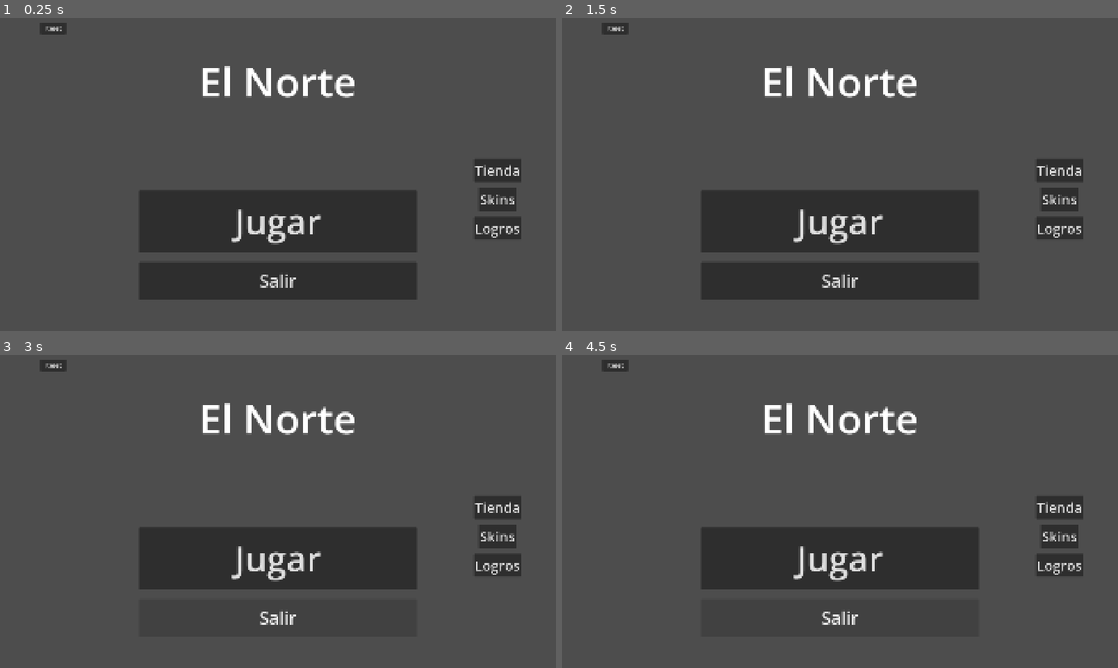
Above: before the commit, frames 1-4 (two rows, left to right).
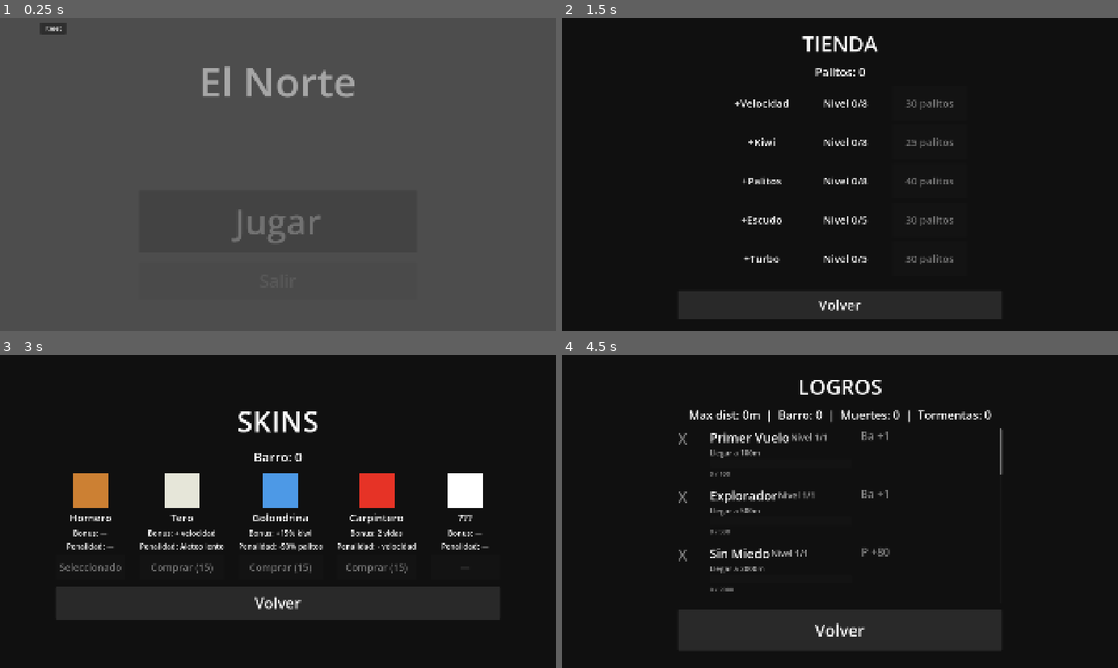
Above: after the commit, the same moments.

Repository: TomasMoreno21/El-Norte
Game: Godot game, scene res://scenes/menu/menu.tscn
Same seed, same stepped clock (60 frames per second), same inputs: the game is played once before the commit and once after it. The engine's default icon, where the game draws it, is replaced by a stand-in: a white triangle on a blue panel in a dark square.
Inputs:
- Up to frame 1 (0.25 s): no input
- Up to frame 2 (1.5 s): click "Tienda" at 0.5 s; click "Volver" at 1.25 s
- Up to frame 3 (3 s): click "Skins" at 2 s; click "Volver" at 2.75 s
- Up to frame 4 (4.5 s): click "Logros" at 3.5 s; click "Volver" at 4.25 s

The runs differ from the first frame. In frame 1, 8.9% of the frame differs, in the area x 25-94%, y 15-90%; in frame 2, 98%, in the area x 0-100%, y 0-100%; in frame 3, 96%; in frame 4, 95%.

Commit message:
5/6/2026 - Animaciones UI: slide muerte, escala botones, fade escenas, menu fade, popup slide

Diff:
--- a/project.godot
+++ b/project.godot
@@ -18,6 +18,7 @@
 [autoload]
 
 DataManager="*res://scenes/data_manager/data_manager.gd"
+SceneTransition="*res://scenes/effects/scene_transition.gd"
 
 [display]
 
--- a/scenes/achievements/achievements.gd
+++ b/scenes/achievements/achievements.gd
@@ -4,6 +4,7 @@
 	$Bg/VBoxContainer/Volver.pressed.connect(_on_volver)
 	_update_stats()
 	_populate_achievements()
+	SceneTransition.fade_in()
 
 func _update_stats() -> void:
 	var s := DataManager
@@ -118,4 +119,4 @@
 		list.add_child(row)
 
 func _on_volver() -> void:
-	get_tree().change_scene_to_file("res://scenes/menu/menu.tscn")
+	SceneTransition.fade_to_scene("res://scenes/menu/menu.tscn")
--- a/scenes/death_screen/death_screen.gd
+++ b/scenes/death_screen/death_screen.gd
@@ -11,8 +11,14 @@
 	$ColorRect/VBoxContainer/DistanceLabel.text = "%dm" % distance
 	$ColorRect/VBoxContainer/PalitosLabel.text = "Palitos: +%d  (Total: %d)" % [palitos, DataManager.palitos_balance]
 	$ColorRect/VBoxContainer/StatsLabel.text = "Tormentas: %d  |  Barro: %d  |  Kiwis: %d" % [storms, bolas, kiwis]
+
 	visible = true
-	get_tree().paused = true
+	$ColorRect.position.y = -1080
+
+	var tween := create_tween()
+	tween.set_pause_mode(Tween.TWEEN_PAUSE_PROCESS)
+	tween.tween_property($ColorRect, "position:y", 0.0, 0.4).set_ease(Tween.EASE_OUT).set_trans(Tween.TRANS_BACK)
+	tween.tween_callback(func(): get_tree().paused = true)
 
 func _on_restart() -> void:
 	get_tree().paused = false
@@ -20,4 +26,4 @@
 
 func _on_menu() -> void:
 	get_tree().paused = false
-	get_tree().change_scene_to_file("res://scenes/menu/menu.tscn")
+	SceneTransition.fade_to_scene("res://scenes/menu/menu.tscn")
--- a/scenes/death_screen/death_screen.tscn
+++ b/scenes/death_screen/death_screen.tscn
@@ -1,6 +1,7 @@
 [gd_scene format=3 uid="uid://bgsnu8impi7oc"]
 
 [ext_resource type="Script" uid="uid://bwlhnk4g3n8st" path="res://scenes/death_screen/death_screen.gd" id="1"]
+[ext_resource type="Script" path="res://scenes/effects/button_feedback.gd" id="2"]
 
 [node name="DeathScreen" type="CanvasLayer" unique_id=2139104526]
 process_mode = 2
@@ -50,10 +51,12 @@
 custom_minimum_size = Vector2(0, 80)
 layout_mode = 2
 theme_override_font_sizes/font_size = 70
+script = ExtResource("2")
 text = "Volver a volar"
 
 [node name="MenuButton" type="Button" parent="ColorRect/VBoxContainer" unique_id=1505973835]
 custom_minimum_size = Vector2(0, 80)
 layout_mode = 2
 theme_override_font_sizes/font_size = 70
+script = ExtResource("2")
 text = "Volver al menú"
--- /dev/null
+++ b/scenes/effects/button_feedback.gd
@@ -0,0 +1,18 @@
+extends Button
+
+func _ready() -> void:
+	button_down.connect(_on_down)
+	button_up.connect(_on_up)
+	mouse_entered.connect(_on_hover)
+
+func _on_down() -> void:
+	var tween := create_tween()
+	tween.tween_property(self, "scale", Vector2(0.92, 0.92), 0.08)
+
+func _on_up() -> void:
+	var tween := create_tween()
+	tween.tween_property(self, "scale", Vector2(1.0, 1.0), 0.1)
+
+func _on_hover() -> void:
+	var tween := create_tween()
+	tween.tween_property(self, "scale", Vector2(1.05, 1.05), 0.08)
--- /dev/null
+++ b/scenes/effects/scene_transition.gd
@@ -0,0 +1,33 @@
+extends CanvasLayer
+
+var _overlay: ColorRect
+var _is_transitioning := false
+
+func _ready() -> void:
+	layer = 100
+	_overlay = ColorRect.new()
+	_overlay.color = Color.BLACK
+	_overlay.mouse_filter = Control.MOUSE_FILTER_IGNORE
+	_overlay.visible = false
+	add_child(_overlay)
+
+func fade_to_scene(scene_path: String) -> void:
+	if _is_transitioning:
+		return
+	_is_transitioning = true
+	_overlay.visible = true
+	_overlay.modulate.a = 0.0
+
+	var tween := create_tween()
+	tween.tween_property(_overlay, "modulate:a", 1.0, 0.3)
+	tween.tween_callback(func(): get_tree().change_scene_to_file(scene_path))
+
+func fade_in() -> void:
+	_overlay.visible = true
+	_overlay.modulate.a = 1.0
+	var tween := create_tween()
+	tween.tween_property(_overlay, "modulate:a", 0.0, 0.3)
+	tween.tween_callback(func():
+		_overlay.visible = false
+		_is_transitioning = false
+	)
--- a/scenes/hud/hud.gd
+++ b/scenes/hud/hud.gd
@@ -6,6 +6,21 @@
 @onready var storm_label := $StormLabel
 @onready var storm_warning := $StormWarningLabel
 @onready var bolas_label := $BolasLabel
+
+var _storm_warning_active := false
+var _storm_warning_time := 0.0
+const STORM_WARNING_DURATION := 2.0
+
+func _process(delta: float) -> void:
+	if _storm_warning_active:
+		_storm_warning_time += delta
+		if _storm_warning_time >= STORM_WARNING_DURATION:
+			show_storm_warning(false)
+			return
+		var t := sin(_storm_warning_time * 15.0)
+		storm_warning.modulate.a = 0.5 + 0.5 * t
+		var s := 1.0 + 0.2 * t
+		storm_warning.scale = Vector2(s, s)
 
 func _ready() -> void:
 	max_dist_label.text = "Récord: %dm" % DataManager.max_distance
@@ -33,13 +48,21 @@
 	storm_label.visible = active
 
 func show_storm_warning(active: bool) -> void:
-	storm_warning.visible = active
+	_storm_warning_active = active
+	if not active:
+		storm_warning.visible = false
+		storm_warning.modulate.a = 1.0
+		storm_warning.scale = Vector2(1.0, 1.0)
+		_storm_warning_time = 0.0
+	else:
+		storm_warning.visible = true
+		_storm_warning_time = 0.0
 
 func show_achievement_popup(logro: Dictionary) -> void:
 	var bg := ColorRect.new()
 	bg.color = Color(0.05, 0.05, 0.05, 0.85)
 	bg.size = Vector2(350, 88)
-	bg.position = Vector2(16, get_viewport().get_visible_rect().size.y - 120)
+	bg.position = Vector2(-350, get_viewport().get_visible_rect().size.y - 120)
 
 	var name_lbl := Label.new()
 	name_lbl.text = logro["name"]
@@ -61,9 +84,8 @@
 	bg.add_child(desc_lbl)
 	add_child(bg)
 
-	bg.modulate = Color(1, 1, 1, 0)
 	var tween := create_tween()
-	tween.tween_property(bg, "modulate", Color(1, 1, 1, 1), 0.25)
+	tween.tween_property(bg, "position:x", 16.0, 0.4).set_ease(Tween.EASE_OUT).set_trans(Tween.TRANS_BACK)
 	tween.tween_interval(2.0)
-	tween.tween_property(bg, "modulate", Color(1, 1, 1, 0), 0.4)
+	tween.tween_property(bg, "position:x", -350.0, 0.3).set_ease(Tween.EASE_IN).set_trans(Tween.TRANS_CUBIC)
 	tween.tween_callback(bg.queue_free)
--- a/scenes/hud/hud.tscn
+++ b/scenes/hud/hud.tscn
@@ -11,6 +11,8 @@
 offset_top = 20.0
 offset_right = 227.0
 offset_bottom = 81.0
+theme_override_colors/font_color = Color(1, 1, 1, 1)
+theme_override_colors/font_shadow_color = Color(0.53224236, 0.53224236, 0.53224236, 1)
 theme_override_font_sizes/font_size = 44
 text = "0m"
 
@@ -20,6 +22,7 @@
 offset_right = 227.0
 offset_bottom = 113.0
 theme_override_colors/font_color = Color(0.7919991, 0.79199916, 0.7919991, 1)
+theme_override_colors/font_shadow_color = Color(0, 0, 0, 1)
 theme_override_font_sizes/font_size = 22
 text = "Récord: 0m"
 
@@ -45,23 +48,24 @@
 horizontal_alignment = 1
 
 [node name="StormLabel" type="Label" parent="." unique_id=286242357]
-visible = false
 anchors_preset = 10
 anchor_right = 1.0
 offset_top = 130.0
 offset_bottom = 185.0
 theme_override_colors/font_color = Color(1, 0.3, 0.1, 1)
+theme_override_colors/font_shadow_color = Color(0.96640044, 0, 0.14082664, 1)
 theme_override_font_sizes/font_size = 48
 text = "¡TORMENTA!"
 horizontal_alignment = 1
 
-[node name="StormWarningLabel" type="Label" parent="."]
-visible = false
-anchors_preset = 10
-anchor_right = 1.0
-offset_top = 70.0
-offset_bottom = 120.0
-theme_override_colors/font_color = Color(1, 0.7, 0.1, 1)
-theme_override_font_sizes/font_size = 44
-text = "¡VIENTO FUERTE!"
+[node name="StormWarningLabel" type="Label" parent="." unique_id=2137064804]
+offset_left = 1720.0
+offset_top = 420.0
+offset_right = 1900.0
+offset_bottom = 620.0
+theme_override_colors/font_color = Color(0.9111997, 0.27477574, 0, 1)
+theme_override_colors/font_shadow_color = Color(0.96045476, 0.09887571, 3.080368e-06, 1)
+theme_override_colors/font_outline_color = Color(0, 0, 0, 1)
+theme_override_font_sizes/font_size = 140
+text = "!"
 horizontal_alignment = 1
--- a/scenes/main/main.gd
+++ b/scenes/main/main.gd
@@ -14,7 +14,7 @@
 var shield_start_time := 0.0
 var turbo_start_time := 0.0
 var shield_duration_max := 4.0
-var turbo_duration_max := 6.0
+var turbo_duration_max := 3.0
 var in_storm := false
 var storm_time := 0.0
 var turbo_effect: CanvasLayer
@@ -112,6 +112,7 @@
 	if turbo_effect_scene:
 		turbo_effect = turbo_effect_scene.instantiate()
 		add_child(turbo_effect)
+	SceneTransition.fade_in()
 
 func start_storm() -> void:
 	in_storm = true
--- a/scenes/menu/menu.gd
+++ b/scenes/menu/menu.gd
@@ -7,18 +7,32 @@
 	$RightBox/Logros.pressed.connect(_on_logros)
 	$Salir.pressed.connect(_on_salir)
 	$ResetButton.pressed.connect(_on_reset)
+	SceneTransition.fade_in()
+	_animate_menu()
+
+func _animate_menu() -> void:
+	$Label.modulate.a = 0.0
+	$Jugar.modulate.a = 0.0
+	$Salir.modulate.a = 0.0
+	$RightBox.modulate.a = 0.0
+
+	var tween := create_tween().set_parallel(true)
+	tween.tween_property($Label, "modulate:a", 1.0, 0.5)
+	tween.tween_property($Jugar, "modulate:a", 1.0, 0.5).set_delay(0.1)
+	tween.tween_property($Salir, "modulate:a", 1.0, 0.5).set_delay(0.2)
+	tween.tween_property($RightBox, "modulate:a", 1.0, 0.5).set_delay(0.3)
 
 func _on_jugar() -> void:
-	get_tree().change_scene_to_file("res://scenes/main/main.tscn")
+	SceneTransition.fade_to_scene("res://scenes/main/main.tscn")
 
 func _on_tienda() -> void:
-	get_tree().change_scene_to_file("res://scenes/shop/shop.tscn")
+	SceneTransition.fade_to_scene("res://scenes/shop/shop.tscn")
 
 func _on_skins() -> void:
-	get_tree().change_scene_to_file("res://scenes/skins/skins.tscn")
+	SceneTransition.fade_to_scene("res://scenes/skins/skins.tscn")
 
 func _on_logros() -> void:
-	get_tree().change_scene_to_file("res://scenes/achievements/achievements.tscn")
+	SceneTransition.fade_to_scene("res://scenes/achievements/achievements.tscn")
 
 func _on_salir() -> void:
 	get_tree().quit()
--- a/scenes/menu/menu.tscn
+++ b/scenes/menu/menu.tscn
@@ -1,6 +1,7 @@
 [gd_scene format=3 uid="uid://bjxce07k240fk"]
 
 [ext_resource type="Script" uid="uid://bflsbndb8q1hm" path="res://scenes/menu/menu.gd" id="1"]
+[ext_resource type="Script" path="res://scenes/effects/button_feedback.gd" id="2"]
 
 [node name="Menu" type="Control" unique_id=2052919699]
 layout_mode = 3
@@ -26,6 +27,7 @@
 layout_mode = 2
 size_flags_horizontal = 4
 theme_override_font_sizes/font_size = 48
+script = ExtResource("2")
 text = "Tienda"
 
 [node name="Skins" type="Button" parent="RightBox" unique_id=1535242349]
@@ -33,6 +35,7 @@
 layout_mode = 2
 size_flags_horizontal = 4
 theme_override_font_sizes/font_size = 48
+script = ExtResource("2")
 text = "Skins"
 
 [node name="Logros" type="Button" parent="RightBox" unique_id=868661184]
@@ -40,6 +43,7 @@
 layout_mode = 2
 size_flags_horizontal = 4
 theme_override_font_sizes/font_size = 48
+script = ExtResource("2")
 text = "Logros"
 
 [node name="Jugar" type="Button" parent="." unique_id=1647251839]
@@ -49,6 +53,7 @@
 anchor_right = 0.75
 anchor_bottom = 0.75
 theme_override_font_sizes/font_size = 120
+script = ExtResource("2")
 text = "Jugar"
 
 [node name="Salir" type="Button" parent="." unique_id=587563896]
@@ -58,6 +63,7 @@
 anchor_right = 0.75
 anchor_bottom = 0.9
 theme_override_font_sizes/font_size = 60
+script = ExtResource("2")
 text = "Salir"
 
 [node name="ResetButton" type="Button" parent="." unique_id=2104571763]
@@ -67,6 +73,7 @@
 offset_right = 228.0
 offset_bottom = 56.0
 theme_override_font_sizes/font_size = 20
+script = ExtResource("2")
 text = "Reset"
 
 [node name="Label" type="Label" parent="." unique_id=1109512196]
--- a/scenes/shop/shop.gd
+++ b/scenes/shop/shop.gd
@@ -12,6 +12,7 @@
 	$Bg/VBoxContainer/Volver.pressed.connect(_on_volver)
 	_update_balance()
 	_populate_upgrades()
+	SceneTransition.fade_in()
 
 func _update_balance() -> void:
 	$Bg/VBoxContainer/PalitosLabel.text = "Palitos: %d" % DataManager.palitos_balance
@@ -72,4 +73,4 @@
 	_populate_upgrades()
 
 func _on_volver() -> void:
-	get_tree().change_scene_to_file("res://scenes/menu/menu.tscn")
+	SceneTransition.fade_to_scene("res://scenes/menu/menu.tscn")
--- a/scenes/skins/skins.gd
+++ b/scenes/skins/skins.gd
@@ -11,6 +11,7 @@
 	$Bg/VBoxContainer/Volver.pressed.connect(_on_volver)
 	_update_balance()
 	_populate_birds()
+	SceneTransition.fade_in()
 
 func _update_balance() -> void:
 	$Bg/VBoxContainer/BolasLabel.text = "Barro: %d" % DataManager.bolas_balance
@@ -90,4 +91,4 @@
 	_populate_birds()
 
 func _on_volver() -> void:
-	get_tree().change_scene_to_file("res://scenes/menu/menu.tscn")
+	SceneTransition.fade_to_scene("res://scenes/menu/menu.tscn")
